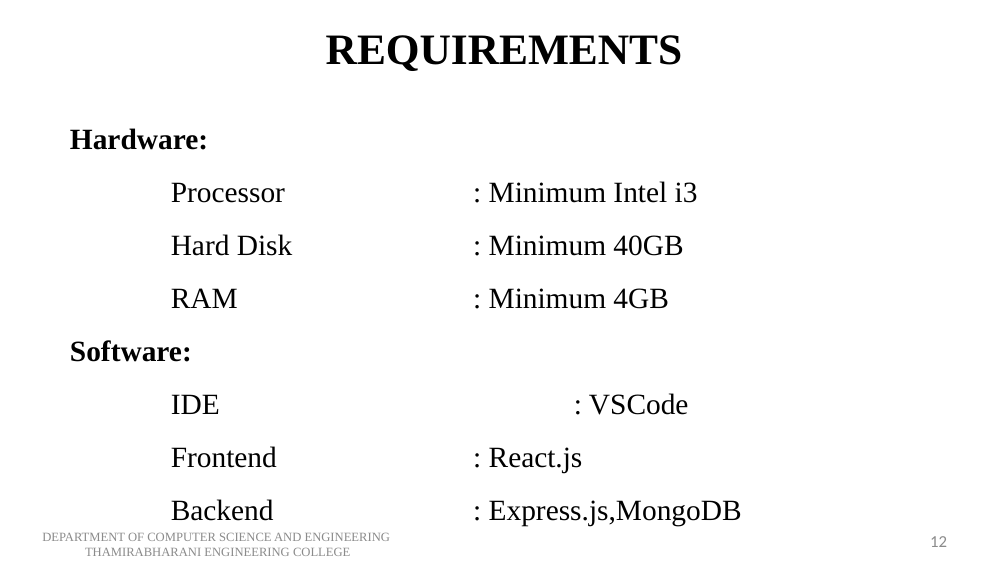
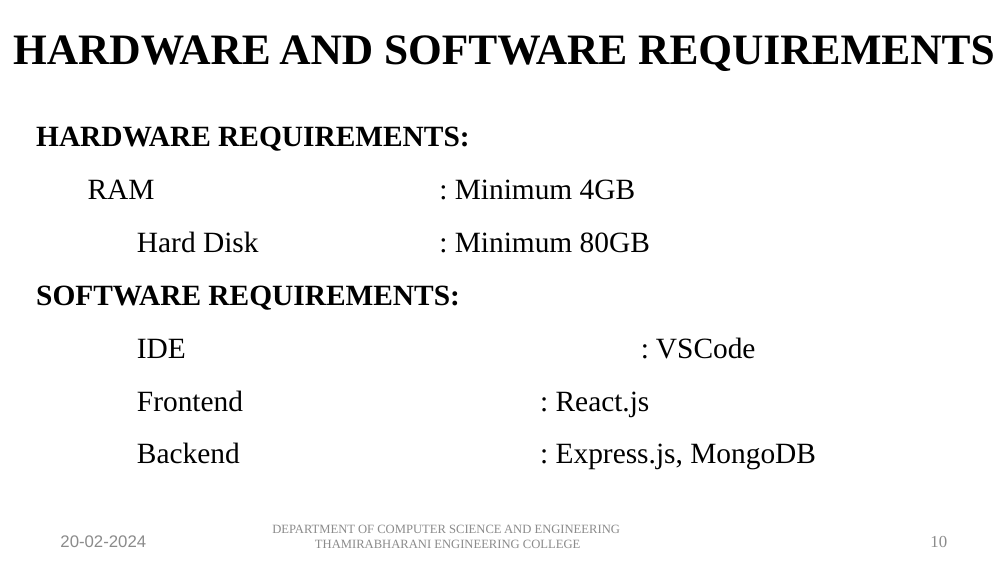
Before and after one commit to Saravana-Pon-Balan/LMS, a slide deck: slide 10 of Docs/review 1.pptx (slide 13 before the commit). Drawn at 1008x567 pixels with LibreOffice and Linux fonts; fonts in the diff are those of the drawing. Boxes give left, top, right and bottom in pixels: in the first picture for what was removed or moved away, otherwise in the second. Text is boxed around its words. In the diff, an @@ line names an element or a change of style, - is before the commit and + after.

```diff
--- a/Docs/review 1.pptx
+++ b/Docs/review 1.pptx
@@ title at [13,35,995,71]: text changed @@
-REQUIREMENTS
+HARDWARE AND SOFTWARE REQUIREMENTS
@@ text "HARDWARE REQUIREMENTS:": place and size @@
-text "HARDWARE REQUIREMENTS:" at [70,128,742,526]
+text "HARDWARE REQUIREMENTS:" at [36,126,816,470]
@@ text at [36,126,469,151]: text changed; bold on @@
-Hardware:
-Processor : Minimum Intel i3
-Hard Disk : Minimum 40GB
+HARDWARE REQUIREMENTS:
@@ text at [36,232,650,310]: text changed @@
-Software:
+Hard Disk : Minimum 80GB
+SOFTWARE REQUIREMENTS:
@@ text at [137,442,816,470]: spaces changed @@
-Backend : Express.js,MongoDB
+Backend : Express.js, MongoDB
@@ text added at [60,535,146,547], 12 pt, text #8B8B8B @@
+20-02-2024
@@ text "DEPARTMENT OF COMPUTER SCIENCE AND ...": place and size @@
-text "DEPARTMENT OF COMPUTER SCIENCE AND ..." at [42,533,390,556]
+text "DEPARTMENT OF COMPUTER SCIENCE AND ..." at [272,525,620,548]
@@ text at [930,536,947,547]: text changed; font Calibri to Times New Roman @@
-12
+10
```
Also in this commit, not shown: 11 other slides changed, 9 slides added, 6 slides removed, 9 other files.
